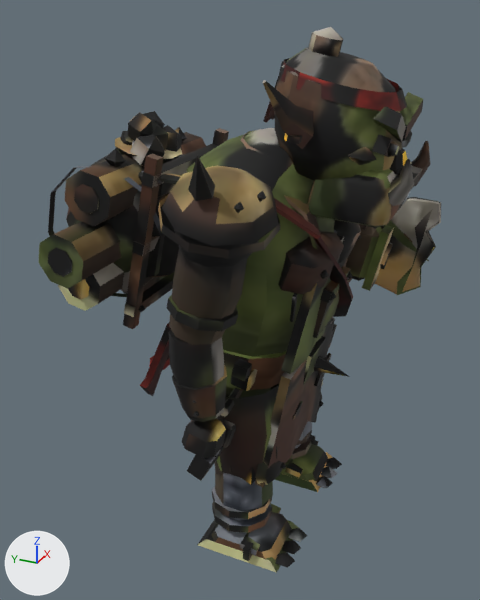
One commit to the glTF model public/models/peon.glb: the scene before it, then after it.
Both versions are drawn from a camera (50 mm lens) standing at (-2.51, -0.96, 2.34) and looking at (-0.02, 0.16, 1.09). The axes (+X, +Y, +Z) are drawn at lower left. The lights are the same throughout. The older version comes first. Where no turn or scale is listed for an object, it has been applied to the vertices. Vertices at exactly the same position are counted once.

Names of what the first picture shows: 'ArmL', 'Axe', 'GoldSack', 'Hammer', 'Head', 'LegL', 'LegR', 'PackFrame', 'Torso', 'WoodBundle' and 2 more.
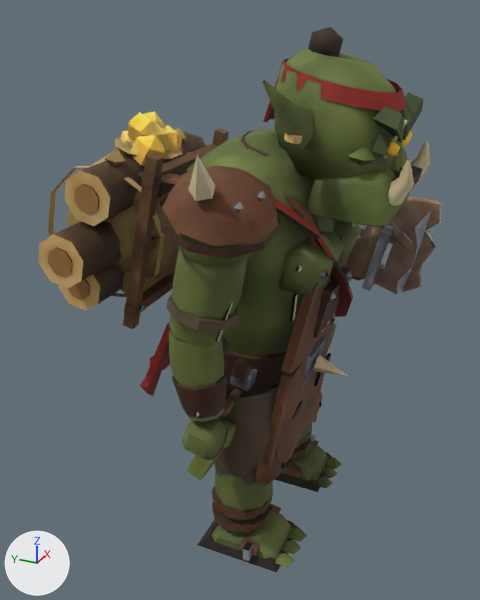
Where the change shows, as pixel boxes [x1, y1, x2, y2] in the pictures (480 x 600 px):
part 1 of me_legl, surface changed: [197, 379, 307, 573] in both
part 2 of me_torso, surface changed: [140, 128, 361, 487] in both
part 3 of me_arml, added: after [215, 303, 233, 355]
part 4 of me_arml, surface changed: [158, 155, 280, 481] in both
part 5 of me_axe, surface changed: [374, 197, 441, 295] in both
part 6 of me_hammer, surface changed: [346, 224, 394, 291] in both
part 7 of me_head, added: after [383, 120, 408, 159]
part 8 of me_head, surface changed (lighter): [262, 27, 430, 227] in both
part 9 of me_goldsack, surface changed (black to brown): [66, 111, 182, 277] in both
part 10 of me_packframe, surface changed: [121, 128, 229, 329] in both
part 11 of me_woodbundle, surface changed: [39, 127, 206, 311] in both

The edits, one by one:
me_legl has 242 vertices, 368 faces and spans x -0.215..0.167, y -0.317..0.179, z -0.87..0.002.
me_legl is used by ob_legl; location (-0.25, 0.05, 0.85).
me_legl part 1: 368 kept faces spanning x -0.215..0.167, y -0.317..0.179, z -0.87..0.002 get new texture (UV) coordinates.
me_torso is used by ob_torso; parent ob_peon; location (0.0, 0.08, 1.25); rotation (0.22, 0.0, 0.0), in degrees (13, 0, 0).
me_torso had 729 vertices, 1232 faces and spanned x -0.52..0.448, y -0.53..0.42, z -0.81..0.58.
me_torso now has 769 vertices, 1292 faces and spans x -0.52..0.448, y -0.53..0.42, z -0.81..0.58.
me_torso part 2: 1179 kept faces spanning x -0.52..0.448, y -0.53..0.42, z -0.81..0.58 get new texture (UV) coordinates.
Edits to the shape of me_torso do not show in these pictures.
me_arml is used by ob_arml; location (-0.56, -0.003, 1.621).
me_arml had 273 vertices, 462 faces and spanned x -0.225..0.196, y -0.207..0.194, z -1.054..0.293.
me_arml now has 289 vertices, 486 faces and spans x -0.225..0.196, y -0.207..0.194, z -1.054..0.293.
me_arml part 3: 16 vertices added at x -0.101..0.135, y -0.07..0.083, z -0.552..-0.243.
me_arml part 4: 462 kept faces spanning x -0.225..0.196, y -0.207..0.194, z -1.054..0.293 get new texture (UV) coordinates.
me_axe has 234 vertices, 424 faces and spans x -0.06..0.06, y -0.618..0.177, z -0.491..0.803.
me_axe is used by ob_axe; location (0.56, 0.022, 0.684).
me_axe part 5: 424 kept faces spanning x -0.06..0.06, y -0.618..0.177, z -0.491..0.803 get new texture (UV) coordinates.
me_hammer has 178 vertices, 292 faces and spans x -0.151..0.155, y -0.415..0.162, z -0.4..0.769.
me_hammer is used by ob_hammer; location (0.56, 0.022, 0.684).
me_hammer part 6: 292 kept faces spanning x -0.151..0.155, y -0.415..0.162, z -0.4..0.769 get new texture (UV) coordinates.
me_head is used by ob_head; location (0.0, -0.211, 1.82).
me_head had 442 vertices, 740 faces and spanned x -0.504..0.504, y -0.365..0.262, z -0.255..0.414.
me_head now has 458 vertices, 764 faces and spans x -0.504..0.504, y -0.365..0.262, z -0.255..0.414.
me_head part 7: 8 vertices added at x -0.147..-0.063, y -0.304..-0.242, z -0.015..0.119.
me_head part 8: 740 kept faces spanning x -0.504..0.504, y -0.365..0.262, z -0.255..0.414 get new texture (UV) coordinates.
Other edits to the shape of me_head do not show in these pictures.
me_goldsack has 168 vertices, 280 faces and spans x -0.36..0.36, y -0.111..0.497, z -0.274..0.498.
me_goldsack is used by ob_goldsack; location (0.0, 0.479, 1.39).
me_goldsack part 9: texture (UV) coordinates of 280 of 280 faces, centred in x -0.31..0.31, y -0.11..0.491, z -0.271..0.475, changed; they spanned u 0.01..0.99, v 0.07..0.93 and now span u 0.01..0.97, v 0.05..0.92.
me_packframe has 172 vertices, 262 faces and spans x -0.33..0.33, y -0.521..0.177, z -0.386..0.386.
me_packframe is used by ob_packframe; location (0.0, 0.479, 1.39).
me_packframe part 10: 261 kept faces spanning x -0.33..0.33, y -0.521..0.177, z -0.386..0.386 get new texture (UV) coordinates.
me_woodbundle has 246 vertices, 396 faces and spans x -0.575..0.575, y -0.09..0.489, z -0.284..0.39.
me_woodbundle is used by ob_woodbundle; location (0.0, 0.479, 1.39).
me_woodbundle part 11: texture (UV) coordinates of 396 of 396 faces, centred in x -0.575..0.575, y -0.076..0.475, z -0.277..0.366, changed; they spanned u 0.08..0.96, v 0.01..0.97 and now span u 0.01..0.96, v 0.01..0.94.
